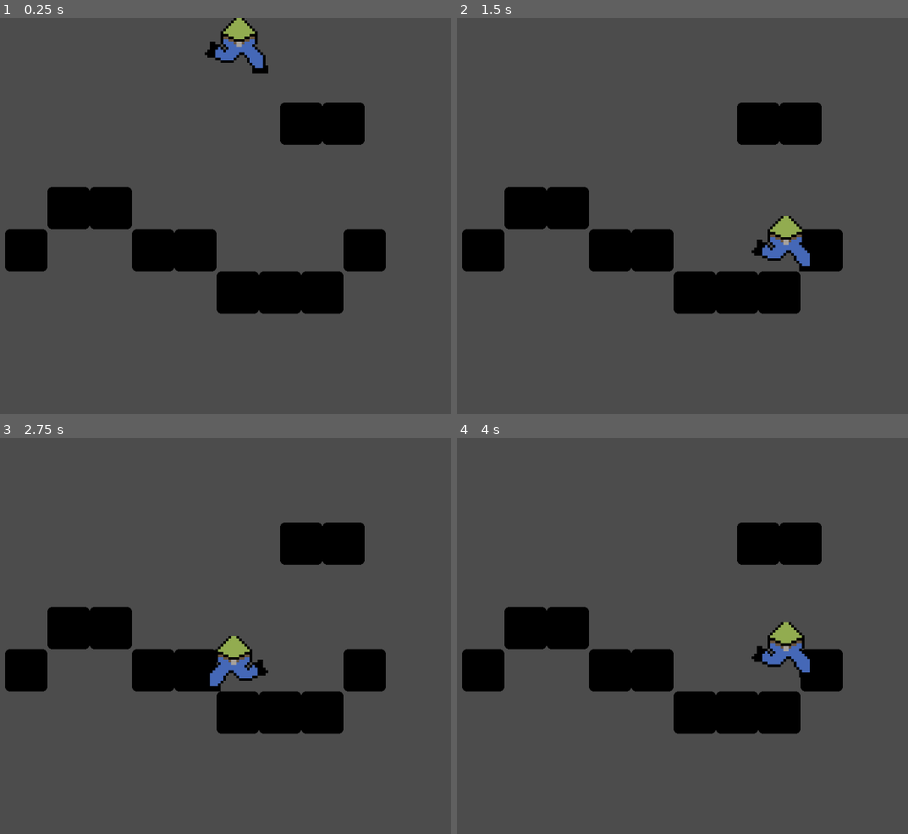
Above: before the commit, frames 1-4 (two rows, left to right).
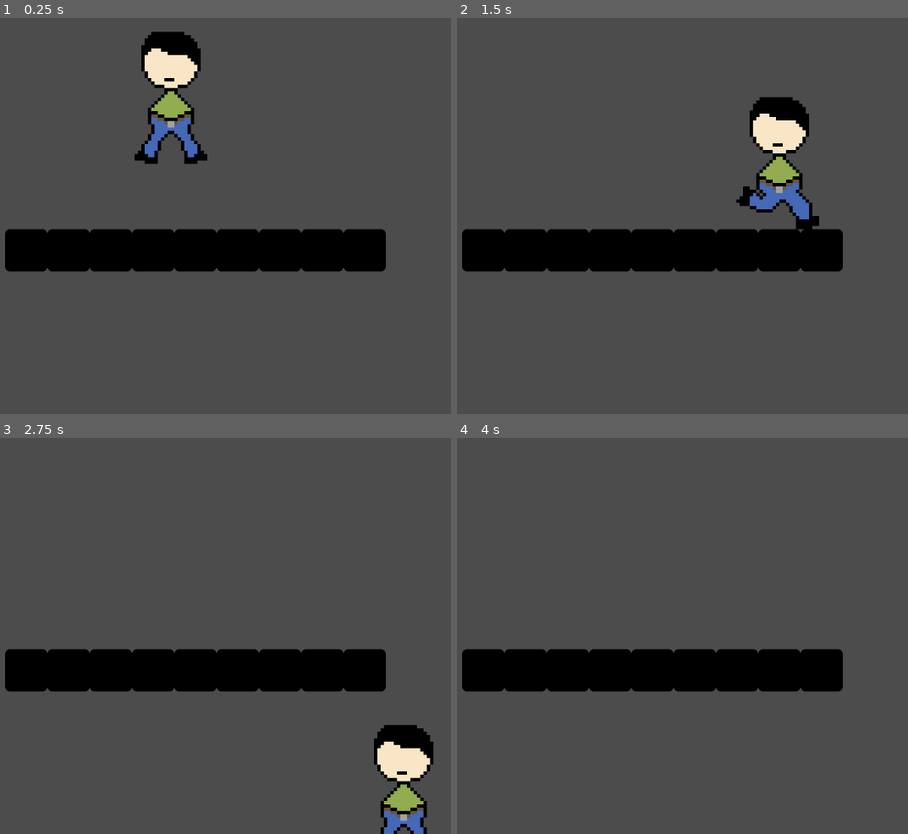
Above: after the commit, the same moments.

Repository: megarubber/green
Game: Godot game, scene res://levels/TestLevel.tscn
Two runs of this game, one before a commit and one after it. Both use one fixed random seed, a clock stepped at 60 frames per second and the inputs below. The project has no main scene, so this scene is started directly. The engine's default icon, where the game draws it, is replaced by a stand-in: a white triangle on a blue panel in a dark square.
Inputs (mouse positions are in pixels of both pictures, inside the frame that each line leads up to):
- Up to frame 1 (0.25 s): no input
- Up to frame 2 (1.5 s): move the mouse to (844, 196) at 0.52 s; hold Right (ui_right) from 0.53 s (still down); tap Up (ui_up) at 0.77 s; move the mouse to (560, 235) at 1.27 s
- Up to frame 3 (2.75 s): tap Up (ui_up) at 1.52 s; move the mouse to (306, 548) at 2.02 s; release Right (ui_right) at 2.03 s; hold Left (ui_left) from 2.03 s (still down)
- Up to frame 4 (4 s): move the mouse to (659, 715) at 2.77 s; release Left (ui_left) at 2.78 s; hold Right (ui_right) from 2.78 s (still down); tap Up (ui_up) at 3.02, 3.77 s; move the mouse to (898, 695) at 3.52 s

The runs differ from the first frame. In frame 1, 16% of the frame differs, in the area x 10-81%, y 0-75%; in frame 2, 13%; in frame 3, 15%; in frame 4, 12%.

Commit message:
feat: base player's animation

Diff:
--- a/levels/TestLevel.tscn
+++ b/levels/TestLevel.tscn
@@ -7,13 +7,13 @@
 position = Vector2( 512, 192 )
 
 [node name="GenericWall" parent="." instance=ExtResource( 2 )]
-position = Vector2( 0, 224 )
+position = Vector2( 0, 160 )
 
 [node name="GenericWall2" parent="." instance=ExtResource( 2 )]
-position = Vector2( 64, 224 )
+position = Vector2( 64, 160 )
 
 [node name="GenericWall3" parent="." instance=ExtResource( 2 )]
-position = Vector2( 128, 224 )
+position = Vector2( 128, 160 )
 
 [node name="GenericWall4" parent="." instance=ExtResource( 2 )]
 position = Vector2( 192, 160 )
@@ -25,19 +25,13 @@
 position = Vector2( -128, 160 )
 
 [node name="GenericWall7" parent="." instance=ExtResource( 2 )]
-position = Vector2( -192, 96 )
-
-[node name="GenericWall10" parent="." instance=ExtResource( 2 )]
-position = Vector2( 96, -32 )
-
-[node name="GenericWall11" parent="." instance=ExtResource( 2 )]
-position = Vector2( 160, -32 )
+position = Vector2( -192, 160 )
 
 [node name="GenericWall8" parent="." instance=ExtResource( 2 )]
-position = Vector2( -256, 96 )
+position = Vector2( -256, 160 )
 
 [node name="GenericWall9" parent="." instance=ExtResource( 2 )]
 position = Vector2( -320, 160 )
 
 [node name="Player" parent="." instance=ExtResource( 1 )]
-position = Vector2( -32, -192 )
+position = Vector2( -100, -8 )
--- a/player/Player.gd
+++ b/player/Player.gd
@@ -13,6 +13,19 @@
 # Nodes Referencing
 onready var body_sprite = $BodySprite
 onready var head_sprite = $HeadSprite
+onready var animation = $AnimationPlayer
+
+func execute_animation() -> void: # Player's animation function
+	if is_on_floor():
+		if motion.x != 0:
+			animation.play("run")
+		else:
+			animation.play("idle")
+	else:
+		if motion.y < 0:
+			animation.play("jump")
+		else:
+			animation.play("fall")
 
 func flip() -> void: # Flipping sprite function
 	head_sprite.set_flip_h(get_global_mouse_position().x < global_position.x)
@@ -46,7 +59,9 @@
 			motion.y = 0
 
 	motion = move_and_slide(motion, UP)
+	print(motion.y)
 
 func _physics_process(_delta):
 	movement()
 	flip()
+	execute_animation()
--- a/player/Player.tscn
+++ b/player/Player.tscn
@@ -1,19 +1,26 @@
-[gd_scene load_steps=10 format=2]
+[gd_scene load_steps=20 format=2]
 
 [ext_resource path="res://player/sprites/idle.png" type="Texture" id=1]
 [ext_resource path="res://player/Player.gd" type="Script" id=2]
-[ext_resource path="res://player/sprites/run3.png" type="Texture" id=3]
-[ext_resource path="res://player/sprites/run4.png" type="Texture" id=4]
+[ext_resource path="res://player/sprites/run7.png" type="Texture" id=3]
+[ext_resource path="res://player/sprites/run5.png" type="Texture" id=4]
 [ext_resource path="res://player/sprites/run2.png" type="Texture" id=5]
 [ext_resource path="res://player/sprites/run1.png" type="Texture" id=6]
+[ext_resource path="res://player/sprites/run6.png" type="Texture" id=7]
+[ext_resource path="res://player/sprites/run8.png" type="Texture" id=8]
+[ext_resource path="res://player/sprites/run4.png" type="Texture" id=9]
+[ext_resource path="res://player/sprites/run3.png" type="Texture" id=10]
+[ext_resource path="res://player/sprites/head.png" type="Texture" id=11]
+[ext_resource path="res://player/sprites/jump2.png" type="Texture" id=12]
+[ext_resource path="res://player/sprites/jump1.png" type="Texture" id=13]
 
 [sub_resource type="RectangleShape2D" id=1]
-extents = Vector2( 28, 78 )
+extents = Vector2( 35.5, 98.5 )
 
-[sub_resource type="Animation" id=2]
-resource_name = "Idle"
+[sub_resource type="Animation" id=4]
+length = 0.001
 tracks/0/type = "value"
-tracks/0/path = NodePath("../BodySprite:texture")
+tracks/0/path = NodePath("HeadSprite:position")
 tracks/0/interp = 1
 tracks/0/loop_wrap = true
 tracks/0/imported = false
@@ -21,23 +28,23 @@
 tracks/0/keys = {
 "times": PoolRealArray( 0 ),
 "transitions": PoolRealArray( 1 ),
-"update": 1,
-"values": [ ExtResource( 1 ) ]
+"update": 0,
+"values": [ Vector2( -1, -153 ) ]
 }
 tracks/1/type = "value"
-tracks/1/path = NodePath(".:position")
+tracks/1/path = NodePath("BodySprite:texture")
 tracks/1/interp = 1
 tracks/1/loop_wrap = true
 tracks/1/imported = false
 tracks/1/enabled = true
 tracks/1/keys = {
-"times": PoolRealArray(  ),
-"transitions": PoolRealArray(  ),
+"times": PoolRealArray( 0 ),
+"transitions": PoolRealArray( 1 ),
 "update": 0,
-"values": [  ]
+"values": [ ExtResource( 1 ) ]
 }
 tracks/2/type = "value"
-tracks/2/path = NodePath("../BodySprite:position")
+tracks/2/path = NodePath("BodySprite:position")
 tracks/2/interp = 1
 tracks/2/loop_wrap = true
 tracks/2/imported = false
@@ -46,60 +53,118 @@
 "times": PoolRealArray( 0 ),
 "transitions": PoolRealArray( 1 ),
 "update": 0,
-"values": [ Vector2( 32, 2 ) ]
-}
-tracks/3/type = "value"
-tracks/3/path = NodePath("../BodySprite:region_rect")
-tracks/3/interp = 1
-tracks/3/loop_wrap = true
-tracks/3/imported = false
-tracks/3/enabled = true
-tracks/3/keys = {
-"times": PoolRealArray( 0 ),
-"transitions": PoolRealArray( 1 ),
-"update": 0,
-"values": [ Rect2( 1, 18, 16, 21 ) ]
+"values": [ Vector2( -1, -143 ) ]
 }
 
-[sub_resource type="Animation" id=3]
-resource_name = "Run"
-length = 6.0
-step = 0.01
+[sub_resource type="Animation" id=6]
+resource_name = "fall"
 tracks/0/type = "value"
-tracks/0/path = NodePath("../BodySprite:texture")
+tracks/0/path = NodePath("HeadSprite:position")
 tracks/0/interp = 1
 tracks/0/loop_wrap = true
 tracks/0/imported = false
 tracks/0/enabled = true
 tracks/0/keys = {
-"times": PoolRealArray( 0, 0.14, 0.15, 0.29, 0.3, 0.49, 0.5 ),
-"transitions": PoolRealArray( 1e-05, 1e-05, 1e-05, 1e-05, 1e-05, 1e-05, 1 ),
-"update": 1,
-"values": [ ExtResource( 6 ), ExtResource( 6 ), ExtResource( 5 ), ExtResource( 5 ), ExtResource( 3 ), ExtResource( 3 ), ExtResource( 4 ) ]
+"times": PoolRealArray( 0 ),
+"transitions": PoolRealArray( 1 ),
+"update": 0,
+"values": [ Vector2( -1, -158 ) ]
 }
 tracks/1/type = "value"
-tracks/1/path = NodePath("../BodySprite:position")
+tracks/1/path = NodePath("BodySprite:texture")
 tracks/1/interp = 1
 tracks/1/loop_wrap = true
 tracks/1/imported = false
 tracks/1/enabled = true
 tracks/1/keys = {
-"times": PoolRealArray( 0, 0.14, 0.15, 0.29, 0.3, 0.49, 0.5 ),
-"transitions": PoolRealArray( 1e-05, 1e-05, 1e-05, 1e-05, 1e-05, 1e-05, 1 ),
+"times": PoolRealArray( 0 ),
+"transitions": PoolRealArray( 1 ),
+"update": 1,
+"values": [ ExtResource( 12 ) ]
+}
+
+[sub_resource type="Animation" id=3]
+resource_name = "idle"
+tracks/0/type = "value"
+tracks/0/path = NodePath("HeadSprite:position")
+tracks/0/interp = 1
+tracks/0/loop_wrap = true
+tracks/0/imported = false
+tracks/0/enabled = true
+tracks/0/keys = {
+"times": PoolRealArray( 0 ),
+"transitions": PoolRealArray( 1 ),
 "update": 0,
-"values": [ Vector2( 32, 0 ), Vector2( 32, 0 ), Vector2( 36, -4 ), Vector2( 36, -4 ), Vector2( 30, 4 ), Vector2( 30, 4 ), Vector2( 30, 2 ) ]
+"values": [ Vector2( -1, -153 ) ]
 }
-tracks/2/type = "value"
-tracks/2/path = NodePath("../BodySprite:region_rect")
-tracks/2/interp = 1
-tracks/2/loop_wrap = true
-tracks/2/imported = false
-tracks/2/enabled = true
-tracks/2/keys = {
-"times": PoolRealArray( 0, 0.14, 0.15, 0.29, 0.3, 0.49, 0.5 ),
-"transitions": PoolRealArray( 1e-05, 1e-05, 1e-05, 1e-05, 1e-05, 1e-05, 1 ),
+tracks/1/type = "value"
+tracks/1/path = NodePath("BodySprite:texture")
+tracks/1/interp = 1
+tracks/1/loop_wrap = true
+tracks/1/imported = false
+tracks/1/enabled = true
+tracks/1/keys = {
+"times": PoolRealArray( 0 ),
+"transitions": PoolRealArray( 1 ),
+"update": 1,
+"values": [ ExtResource( 1 ) ]
+}
+
+[sub_resource type="Animation" id=7]
+resource_name = "jump"
+tracks/0/type = "value"
+tracks/0/path = NodePath("HeadSprite:position")
+tracks/0/interp = 1
+tracks/0/loop_wrap = true
+tracks/0/imported = false
+tracks/0/enabled = true
+tracks/0/keys = {
+"times": PoolRealArray( 0 ),
+"transitions": PoolRealArray( 1 ),
 "update": 0,
-"values": [ Rect2( 1, 18, 16, 22 ), Rect2( 1, 18, 16, 22 ), Rect2( 0, 18, 18, 24 ), Rect2( 0, 18, 18, 24 ), Rect2( 0, 18, 26, 20 ), Rect2( 0, 18, 26, 20 ), Rect2( 0, 18, 24, 21 ) ]
+"values": [ Vector2( -1, -158 ) ]
+}
+tracks/1/type = "value"
+tracks/1/path = NodePath("BodySprite:texture")
+tracks/1/interp = 1
+tracks/1/loop_wrap = true
+tracks/1/imported = false
+tracks/1/enabled = true
+tracks/1/keys = {
+"times": PoolRealArray( 0 ),
+"transitions": PoolRealArray( 1 ),
+"update": 1,
+"values": [ ExtResource( 13 ) ]
+}
+
+[sub_resource type="Animation" id=5]
+resource_name = "run"
+length = 0.8
+loop = true
+step = 0.001
+tracks/0/type = "value"
+tracks/0/path = NodePath("HeadSprite:position")
+tracks/0/interp = 1
+tracks/0/loop_wrap = true
+tracks/0/imported = false
+tracks/0/enabled = true
+tracks/0/keys = {
+"times": PoolRealArray( 0, 0.099, 0.1, 0.199, 0.2, 0.299, 0.3, 0.399, 0.4, 0.499, 0.5, 0.599, 0.6, 0.699, 0.7 ),
+"transitions": PoolRealArray( 1, 1, 1, 1, 1, 1, 1, 1, 1, 1, 1, 1, 1, 1, 1 ),
+"update": 0,
+"values": [ Vector2( -1, -158 ), Vector2( -1, -158 ), Vector2( -1, -168 ), Vector2( -1, -168 ), Vector2( -1, -148 ), Vector2( -1, -148 ), Vector2( -1, -158 ), Vector2( -1, -158 ), Vector2( -1, -158 ), Vector2( -1, -158 ), Vector2( -1, -168 ), Vector2( -1, -168 ), Vector2( -1, -158 ), Vector2( -1, -158 ), Vector2( -1, -158 ) ]
+}
+tracks/1/type = "value"
+tracks/1/path = NodePath("BodySprite:texture")
+tracks/1/interp = 1
+tracks/1/loop_wrap = true
+tracks/1/imported = false
+tracks/1/enabled = true
+tracks/1/keys = {
+"times": PoolRealArray( 0, 0.1, 0.2, 0.3, 0.4, 0.5, 0.6, 0.7 ),
+"transitions": PoolRealArray( 1, 1, 1, 1, 1, 1, 1, 1 ),
+"update": 1,
+"values": [ ExtResource( 6 ), ExtResource( 5 ), ExtResource( 10 ), ExtResource( 9 ), ExtResource( 4 ), ExtResource( 7 ), ExtResource( 3 ), ExtResource( 8 ) ]
 }
 
 [node name="Player" type="KinematicBody2D"]
@@ -108,27 +173,24 @@
 "_edit_horizontal_guides_": [ 44.0 ]
 }
 
+[node name="HeadSprite" type="Sprite" parent="."]
+position = Vector2( -1, -153 )
+scale = Vector2( 5, 5 )
+texture = ExtResource( 11 )
+flip_h = true
+
 [node name="BodySprite" type="Sprite" parent="."]
-position = Vector2( 30, 2 )
-scale = Vector2( 4, 4 )
-texture = ExtResource( 4 )
-region_enabled = true
-region_rect = Rect2( 0, 18, 24, 21 )
-
-[node name="HeadSprite" type="Sprite" parent="."]
-visible = false
-position = Vector2( 28, -76 )
-scale = Vector2( 4, 4 )
+position = Vector2( -1, -143 )
+scale = Vector2( 5, 5 )
 texture = ExtResource( 1 )
-region_enabled = true
-region_rect = Rect2( 0, 0, 18, 18 )
 
 [node name="CollisionShape2D" type="CollisionShape2D" parent="."]
-visible = false
-position = Vector2( 28, -34 )
+position = Vector2( -1, -101.5 )
 shape = SubResource( 1 )
 
 [node name="AnimationPlayer" type="AnimationPlayer" parent="."]
-root_node = NodePath("../HeadSprite")
-anims/Idle = SubResource( 2 )
-anims/Run = SubResource( 3 )
+anims/RESET = SubResource( 4 )
+anims/fall = SubResource( 6 )
+anims/idle = SubResource( 3 )
+anims/jump = SubResource( 7 )
+anims/run = SubResource( 5 )
Binary file added: player/sprites/head.png
Not shown, added: player/sprites/head.png.import
Binary file changed: player/sprites/idle.png
Binary file changed: player/sprites/jump1.png
Binary file changed: player/sprites/jump2.png
Binary file changed: player/sprites/run1.png
Binary file changed: player/sprites/run2.png
Binary file changed: player/sprites/run3.png
Binary file changed: player/sprites/run4.png
Binary file changed: player/sprites/run5.png
Binary file changed: player/sprites/run6.png
Binary file changed: player/sprites/run7.png
(and 2 more such lines)
